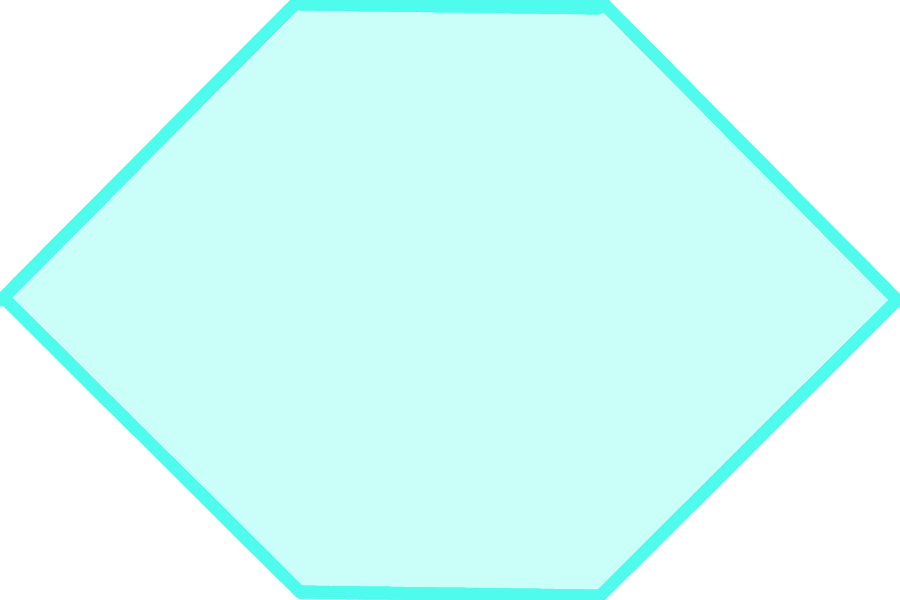
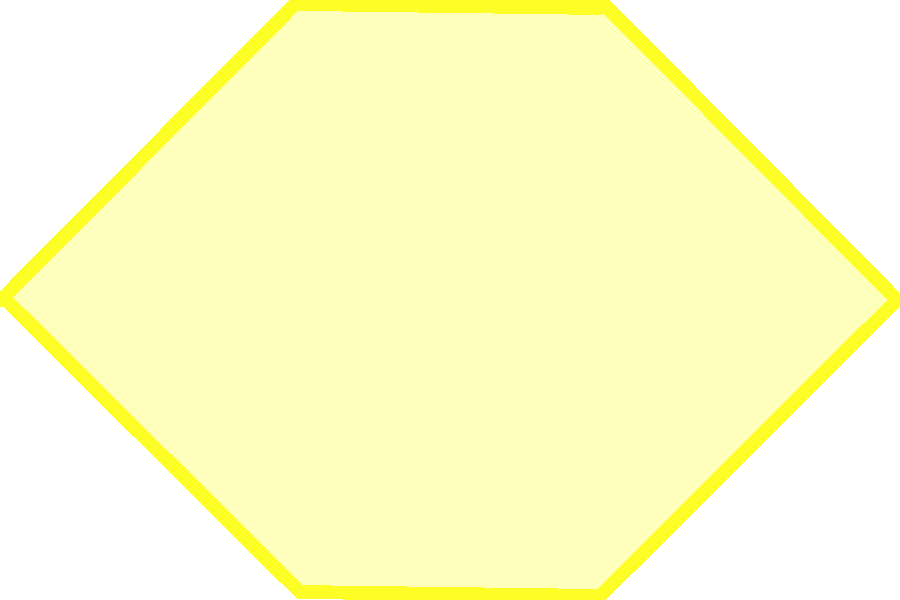
Layer changes from the first 900 x 600 image to the second:
added layer "selected gelb" (30%) above "selected" over [0, 0, 900, 600]
hid "selected" over [0, 0, 900, 600]
added layer "Grid gelb" above "Grid" over [0, 0, 900, 600]
hid "Grid" over [0, 0, 900, 600]
